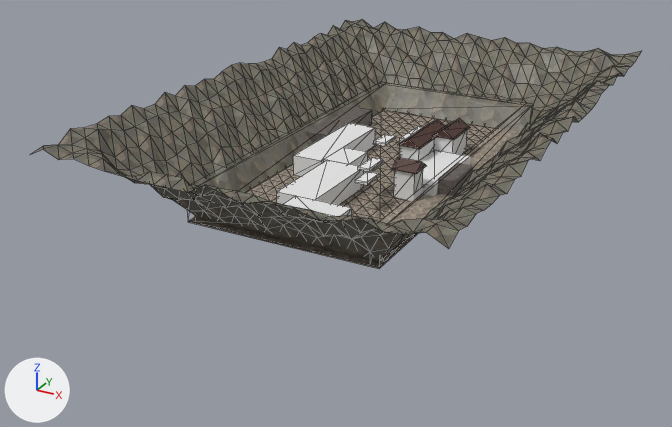
The glTF model levels/pagoda_balcony/level.glb: old version first, new version second.
Before and after are seen from a camera (50 mm lens) standing at (37.1, -72.5, 42.0) and looking at (-14.1, 20.6, -4.5). The lights are fixed; the arrows at lower left show +X, +Y and +Z. The older version comes first. Mesh edges are drawn as thin lines. Where no turn or scale is listed for an object, it has been applied to the vertices. Vertices at exactly the same position are counted once.

The first picture shows 'Block_01', 'Block_02', 'Block_04', 'Boundary_E', 'Boundary_N', 'Boundary_S', 'Boundary_W', 'Building_03_Body', 'Ground', 'Platform_01', 'Terrain', 'Terrain_Top' and 11 more.
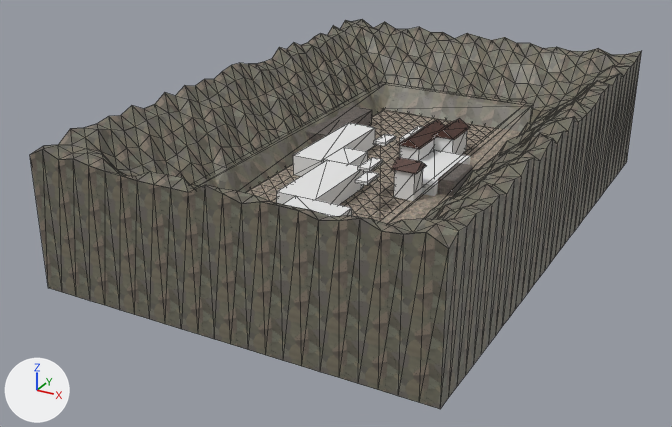
Boxes [x1, y1, x2, y2] around the edits, measured in the pictures (672 x 427 px):
'Terrain', reshaped (9% wider, 62% taller)
    before: [58, 20, 620, 259]
    after: [30, 20, 642, 409]
part 1 of me_terrain, added
    after: [30, 51, 642, 409]
'Boundary_S', unchanged, covered by the edit
    before: [187, 184, 384, 267]
    after: [190, 184, 334, 216]

The change, as a diff of the scene's bpy script:
```diff
--- a/levels/pagoda_balcony/level.glb.py
+++ b/levels/pagoda_balcony/level.glb.py
@@ me_terrain @@
 # used by ob_terrain; location = (-33.5, 61.0, 0.0)
-me_terrain.from_pydata(...)  # 575 vertices, 774 faces; spans x 0.0..46.0, y -70.0..0.0, z -0.1..10.5
+me_terrain.from_pydata(...)  # 755 vertices, 1006 faces; spans x 0.0..46.0, y -70.0..0.0, z -6.1..10.5
+# me_terrain part 1: 180 vertices added at x 0.0..46.0, y -70.0..0.0, z -6.1..10.5
 me_terrain.materials.append(mat_rock)
```
